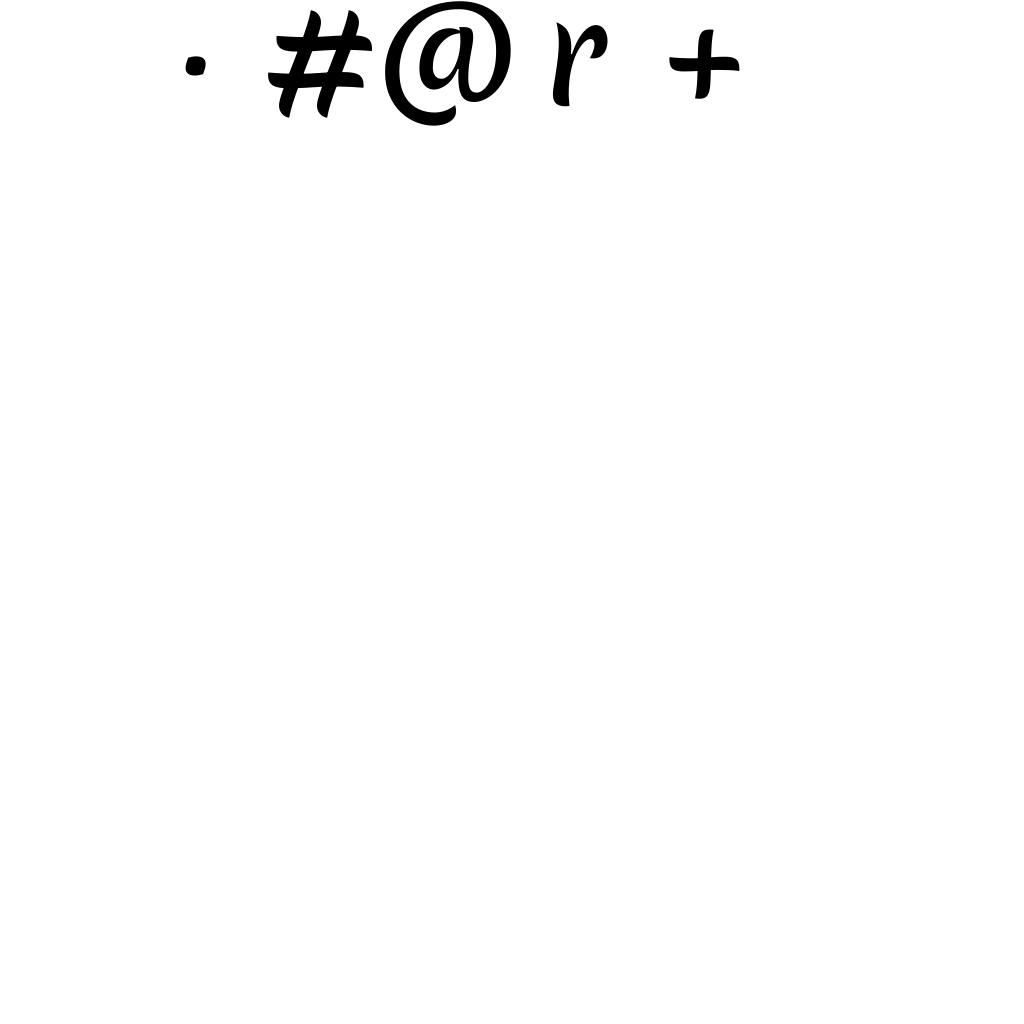
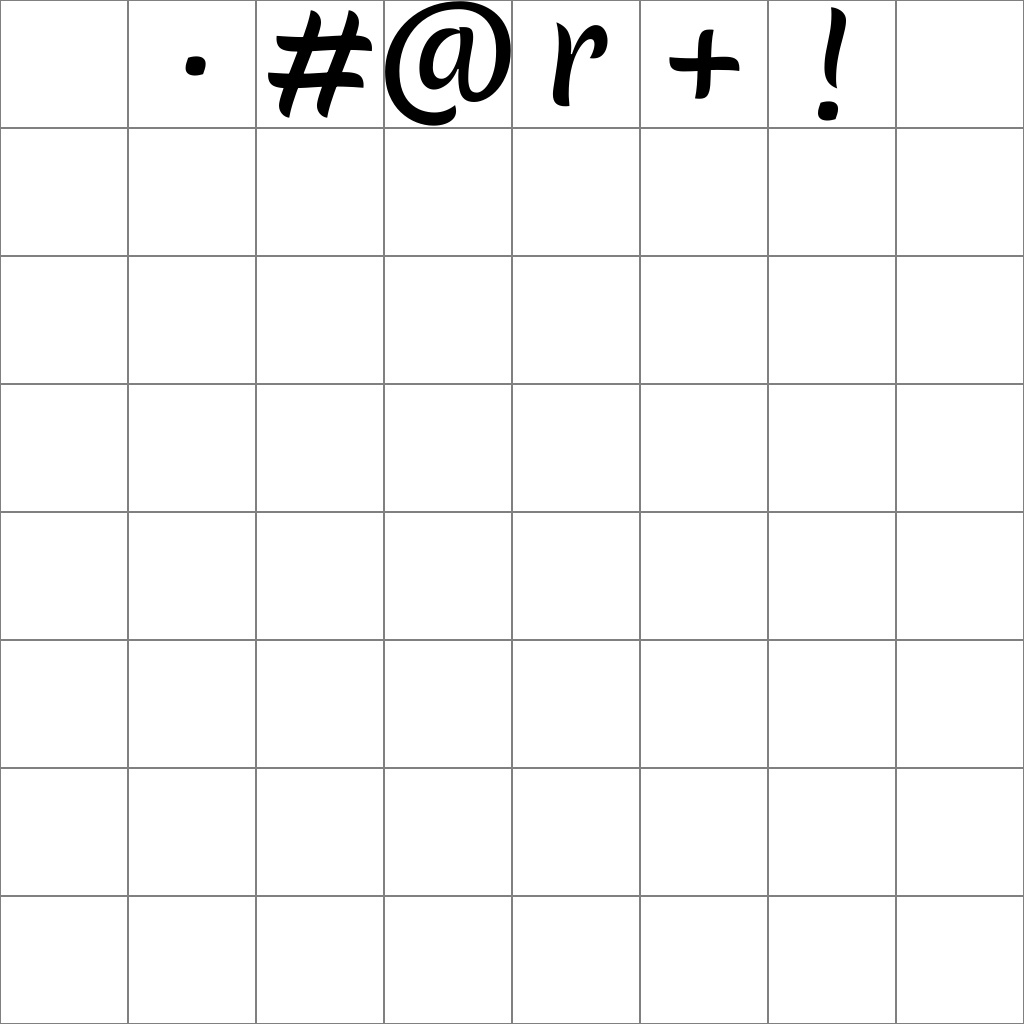
Layered file, before and after one edit (1024x1024). Changes by layer:
added layer "+ #1" above "+" over <box>818,7,846,121</box>
showed "Grid" over <box>0,0,1024,1024</box>
